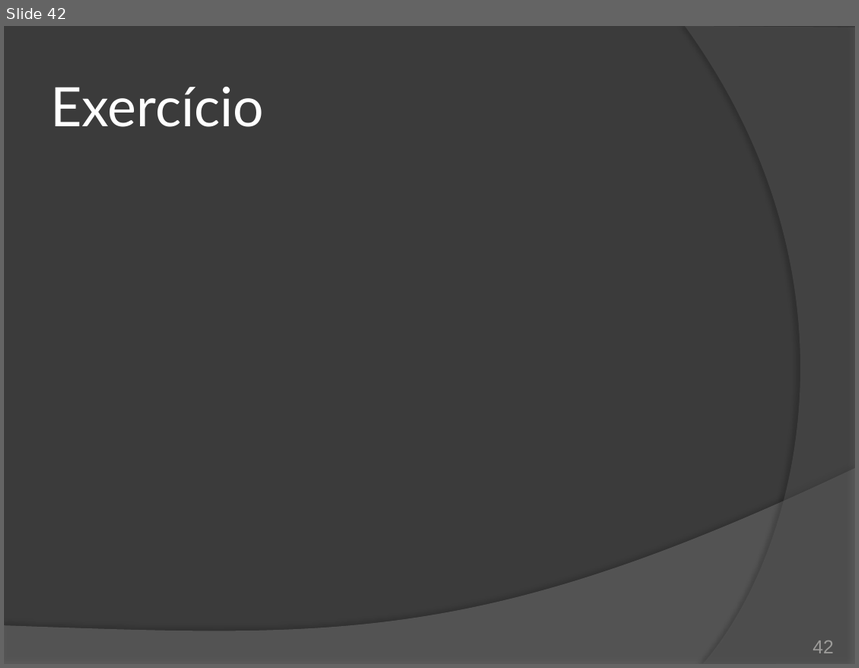
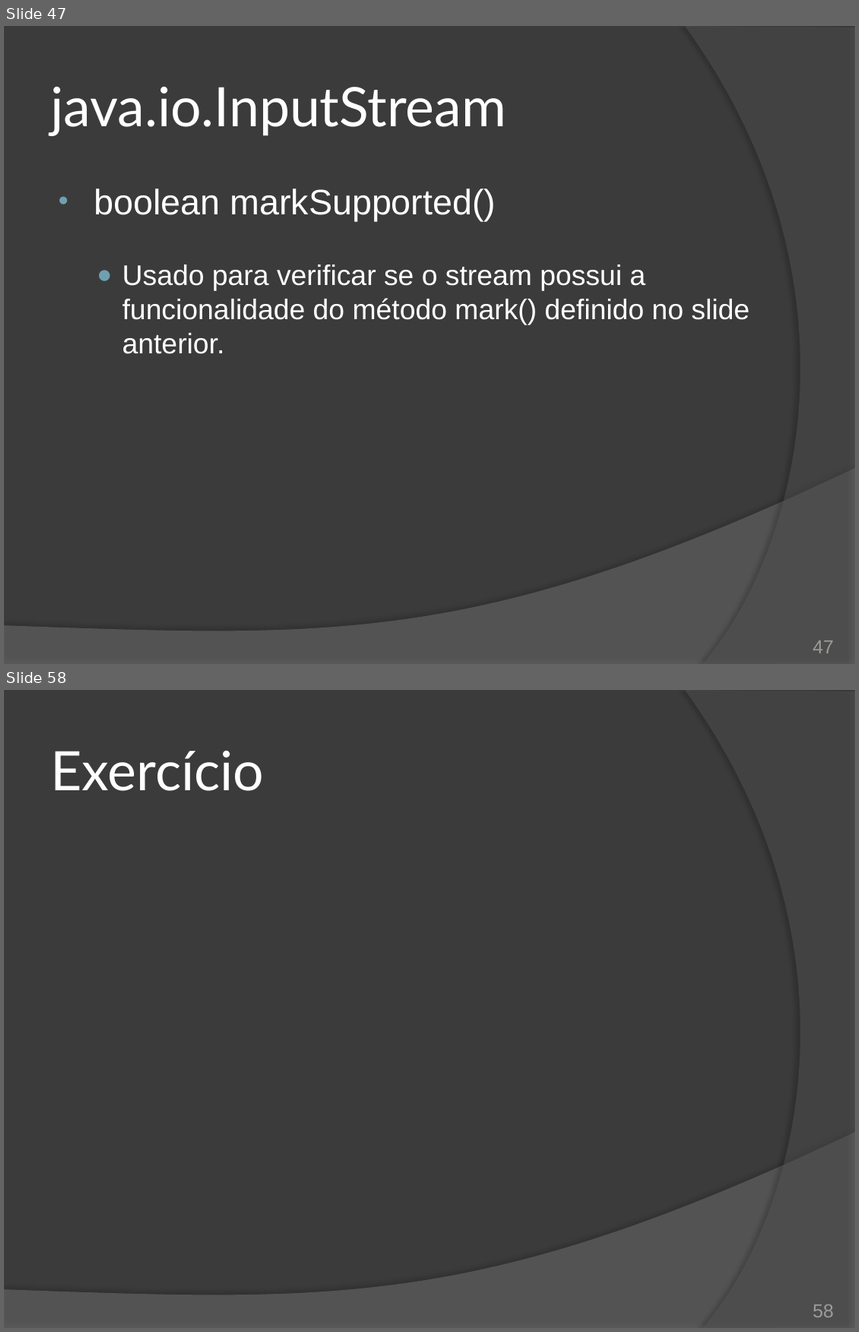
Before and after one commit to duchesqui/slzvieira-training, a slide deck: 2-Java-Programmer-Modulo-II/16.Capitulo10.pptx. Shown one above the other, each under a label of ours: slide 42 before the commit, slides 47 and 58 after it; the slides between them are not shown. The pictures are 859x668 and 859x1332 pixels, drawn with LibreOffice and Linux fonts; fonts in the diff are those of the drawing. Boxes give left, top, right and bottom in pixels: in the first picture for what was removed or moved away, otherwise in the second. Text is boxed around its words. In the diff, an @@ line names an element or a change of style, - is before the commit and + after.

Commit message:
Capítulo 10 - Java IO: InputStream e OutputStream.

```diff
--- a/2-Java-Programmer-Modulo-II/16.Capitulo10.pptx
+++ b/2-Java-Programmer-Modulo-II/16.Capitulo10.pptx
@@ slide 47 added at (4, 26, 855, 664), background #3B3B3B; not listed: 2 template elements that a slide beside it also shows @@
@@ title added at (51, 87, 506, 136), 46 pt, text #FFFFFF @@
+java.io.InputStream
@@ text added at (94, 189, 750, 354), 24 pt, text #FFFFFF @@
+• boolean markSupported()
+  ● Usado para verificar se o stream possui a funcionalidade do método mark() definido no slide anterior.
@@ page number added at (813, 641, 834, 654), 16 pt, text #9D9B9A @@
+47
@@ what was slide 42 is now slide 58 @@
@@ page number at (813, 1305, 834, 1318): text changed @@
-42
+58
```
Also in this commit, not shown: 2 slides changed, 23 other slides added, 5 slides removed, 1 other file.
